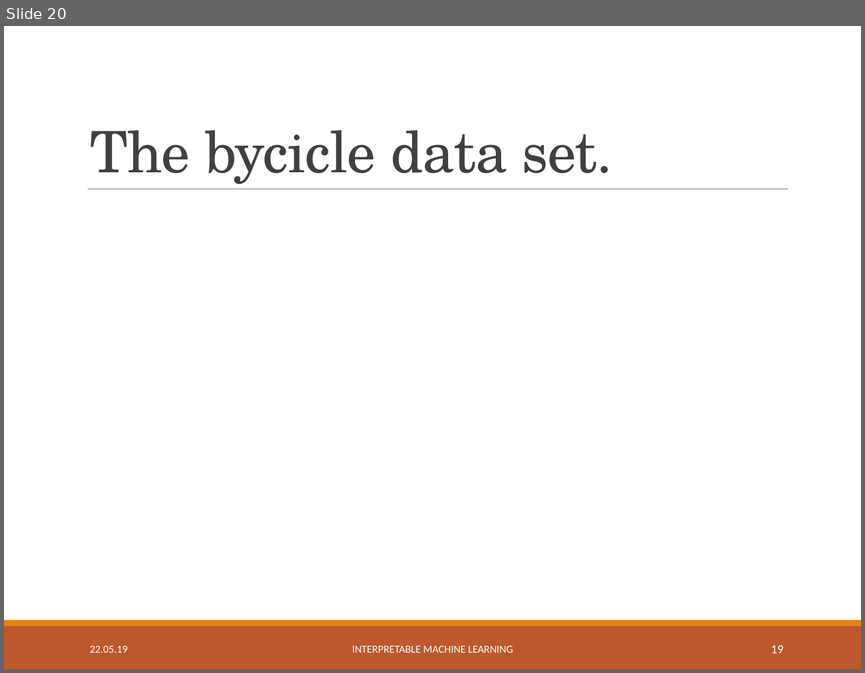
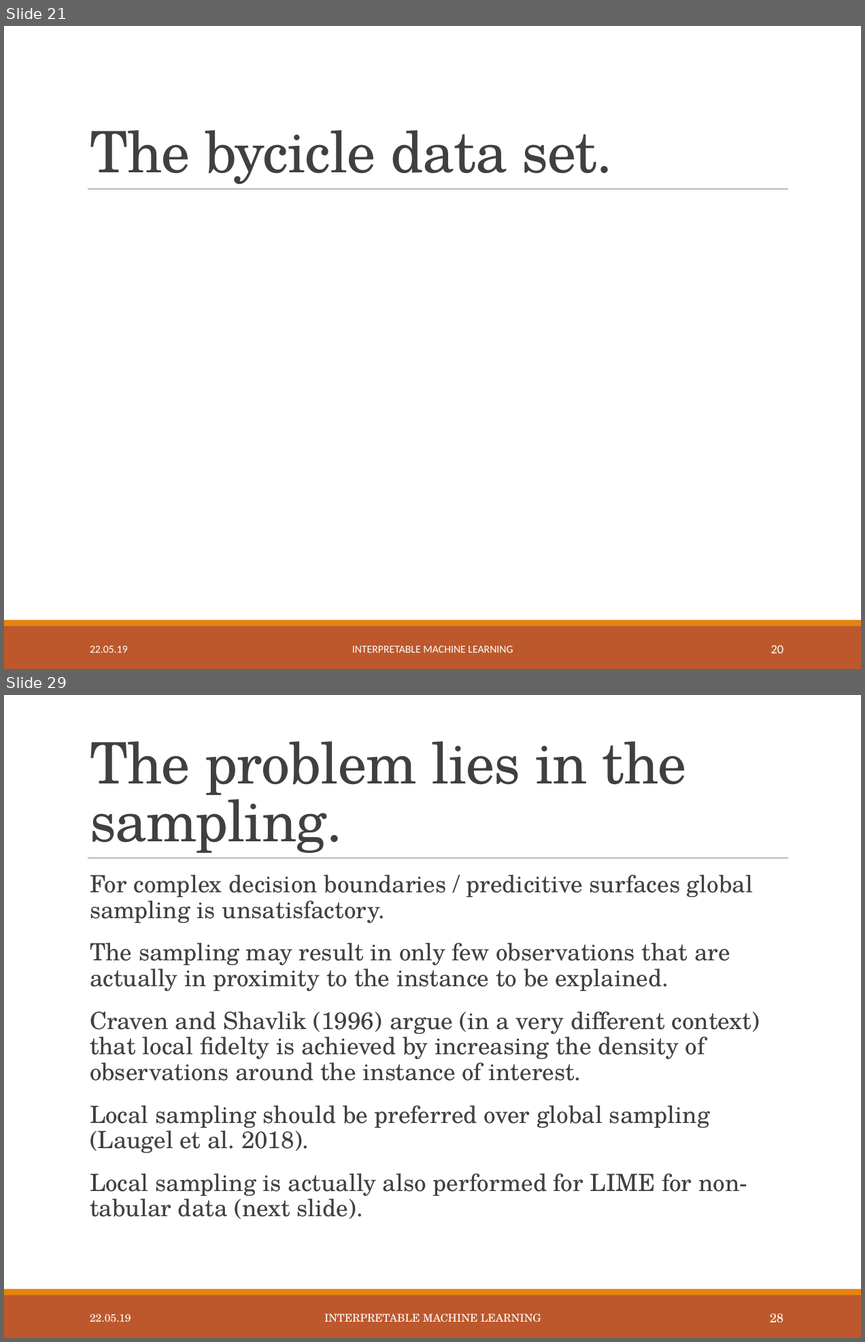
Before and after one commit to slds-lmu/iml_methods_limitations, a slide deck: Slides/LIME-neighbourhood.pptx. Shown one above the other, each under a label of ours: slide 20 before the commit, slides 21 and 29 after it; the slides between them are not shown. The pictures are 865x673 and 865x1342 pixels, drawn with LibreOffice and Linux fonts; fonts in the diff are those of the drawing. Boxes give left, top, right and bottom in pixels: in the first picture for what was removed or moved away, otherwise in the second. Text is boxed around its words. In the diff, an @@ line names an element or a change of style, - is before the commit and + after.

Commit message:
Created r references, only 1 slide missing, to do: CV and rewrite real data section with new plots

```diff
--- a/Slides/LIME-neighbourhood.pptx
+++ b/Slides/LIME-neighbourhood.pptx
@@ slide 29 added at [4,695,861,1338], background #FFFFFF; not listed: 3 template elements that a slide beside it also shows @@
@@ title added at [90,741,687,858], 48 pt, text #404040 @@
+The problem lies in the sampling.
@@ text added at [90,875,759,1219], 20 pt, text #404040 @@
+  For complex decision boundaries / predicitive surfaces global sampling is unsatisfactory.
+  The sampling may result in only few observations that are actually in proximity to the instance to be explained.
+  Craven and Shavlik (1996) argue (in a very different context) that local fidelty is achieved by increasing the density of observations around the instance of interest.
+  Local sampling should be preferred over global sampling (Laugel et al. 2018).
+  Local sampling is actually also performed for LIME for non-tabular data (next slide).
@@ text added at [90,1314,131,1321], 9 pt, text #FFFFFF @@
+22.05.19
@@ text added at [324,1313,541,1321], 9 pt, text #FFFFFF @@
+INTERPRETABLE MACHINE LEARNING
@@ page number added at [770,1313,783,1323], 10.5 pt, text #FFFFFF @@
+28
@@ what was slide 20 is now slide 21 @@
@@ page number at [771,645,784,653]: text changed @@
-19
+20
```
Also in this commit, not shown: 13 slides changed, 2 other slides added, 5 other files.
